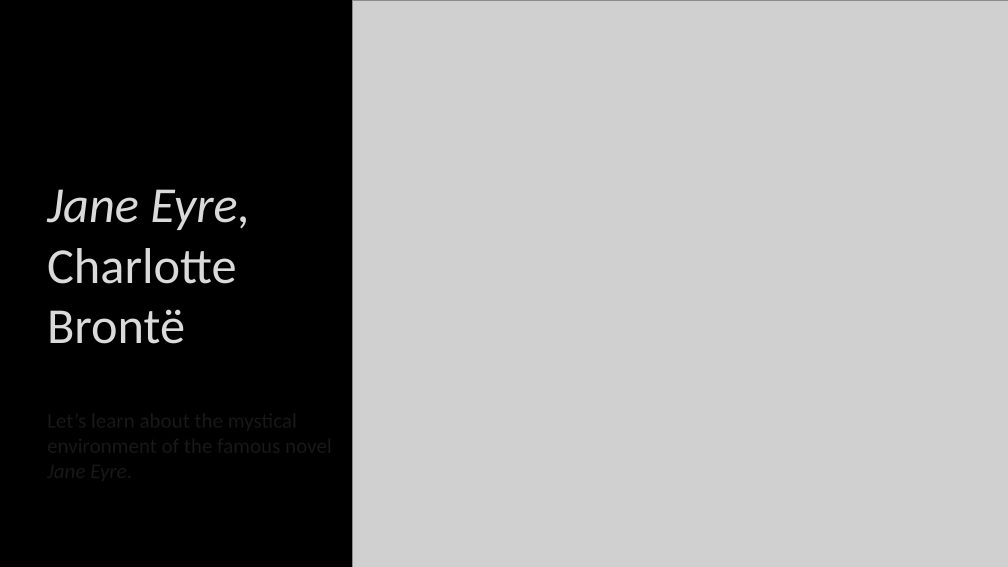
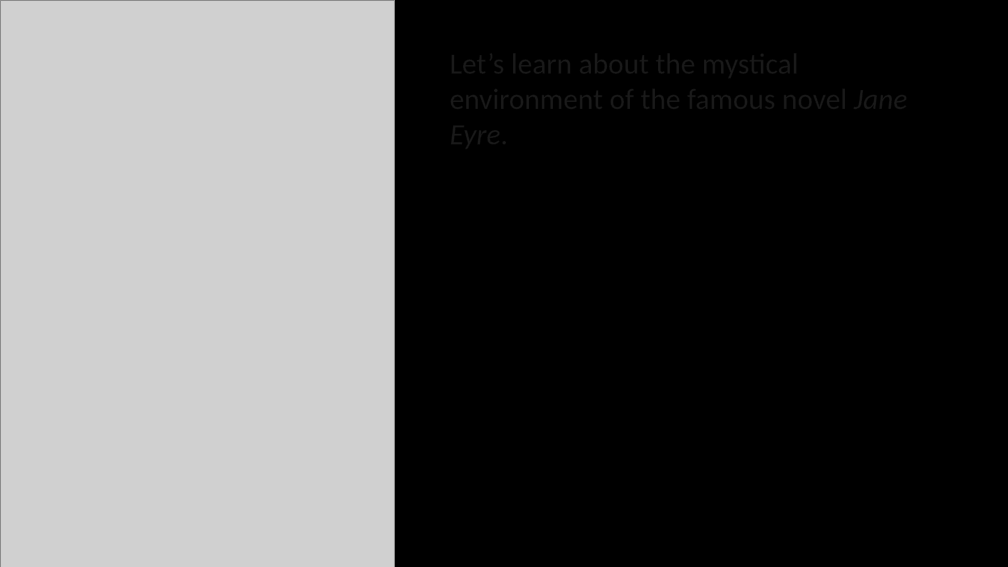
Before and after one commit to KerNioZz/LLCE, a slide deck: slide 1 of Jane_Eyre_PPT.pptx. Drawn at 1008x567 pixels with LibreOffice and Linux fonts; fonts in the diff are those of the drawing; grey boxes stand for pictures. Boxes give left, top, right and bottom in pixels: in the first picture for what was removed or moved away, otherwise in the second. Text is boxed around its words. In the diff, an @@ line names an element or a change of style, - is before the commit and + after.

```diff
--- a/Jane_Eyre_PPT.pptx
+++ b/Jane_Eyre_PPT.pptx
@@ picture added at (0,0,395,567) @@
@@ picture removed at (353,0,1008,567) @@
@@ title removed at (47,189,250,344) @@
-Jane Eyre, Charlotte Brontë
```
Also in this commit, not shown: 5 other slides changed, 5 slides added.
